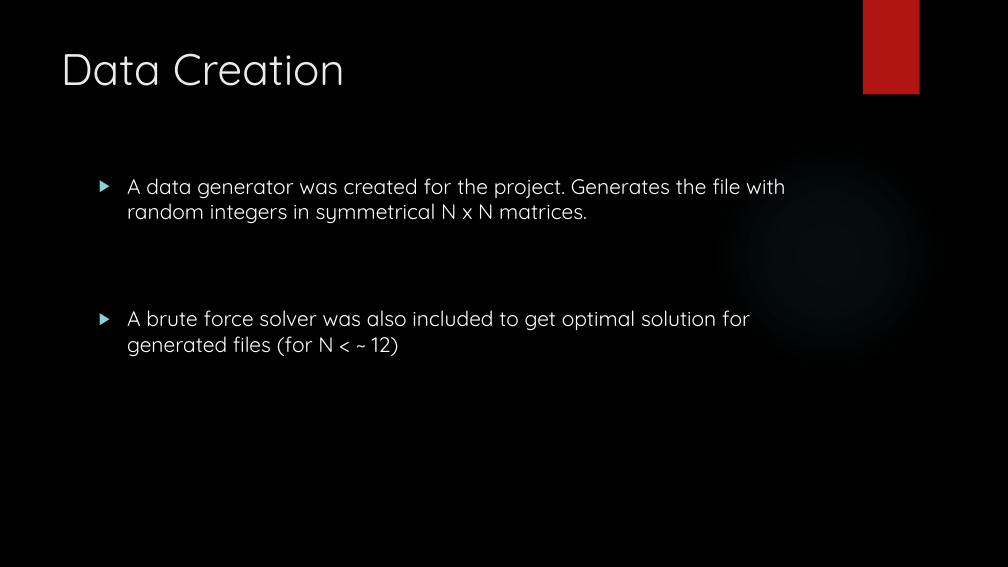
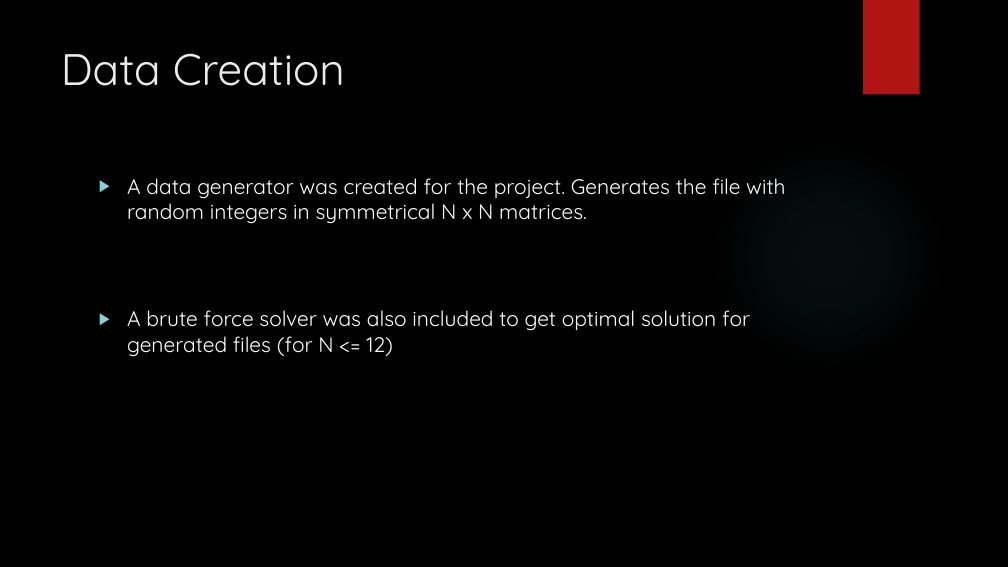
Before and after one commit to DSwikert/QuadraticAssignmentProblem, a slide deck: slide 18 of Results/QAP_PowerPoint.pptx (slide 15 before the commit). Drawn at 1008x567 pixels with LibreOffice and Linux fonts; fonts in the diff are those of the drawing; background and template pictures are left out. Boxes give left, top, right and bottom in pixels: in the first picture for what was removed or moved away, otherwise in the second. Text is boxed around its words. In the diff, an @@ line names an element or a change of style, - is before the commit and + after.

```diff
--- a/Results/QAP_PowerPoint.pptx
+++ b/Results/QAP_PowerPoint.pptx
@@ text at (127, 310, 750, 357): text changed @@
-▶ A brute force solver was also included to get optimal solution for generated files (for N < ~ 12)
+▶ A brute force solver was also included to get optimal solution for generated files (for N <= 12)
```
Also in this commit, not shown: 2 other slides changed, 4 slides added, 3 other files.
